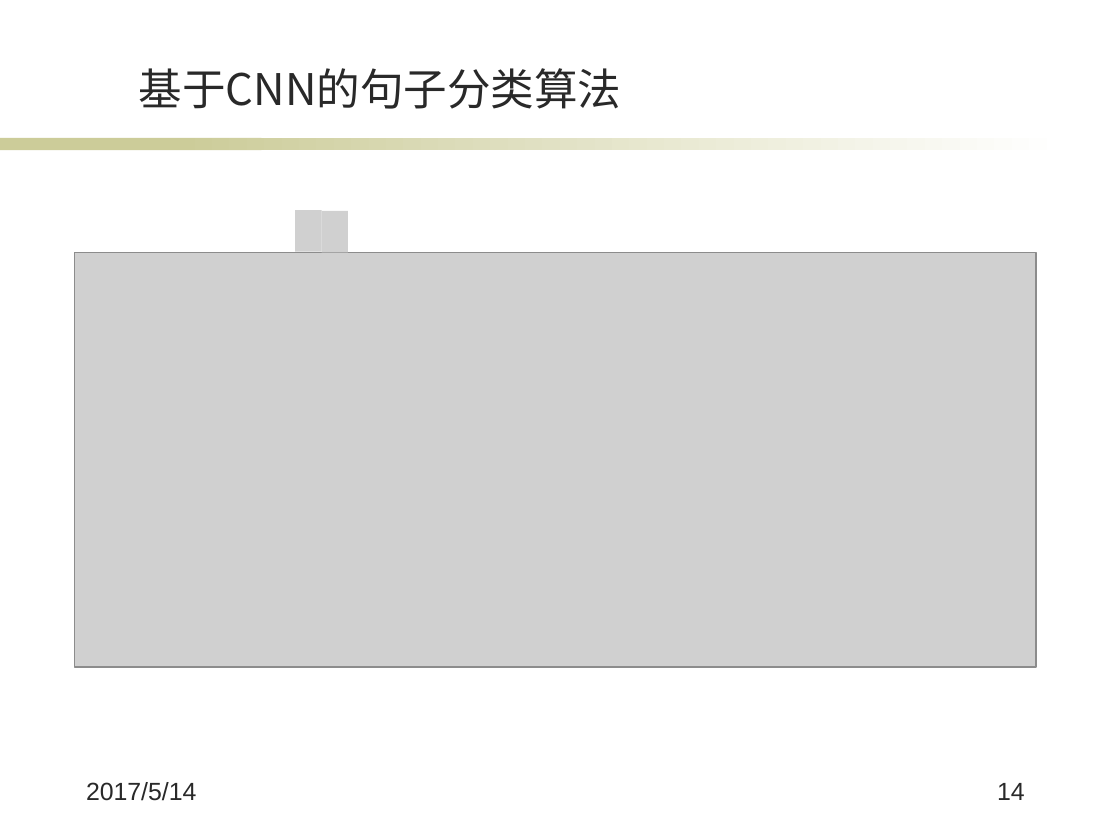
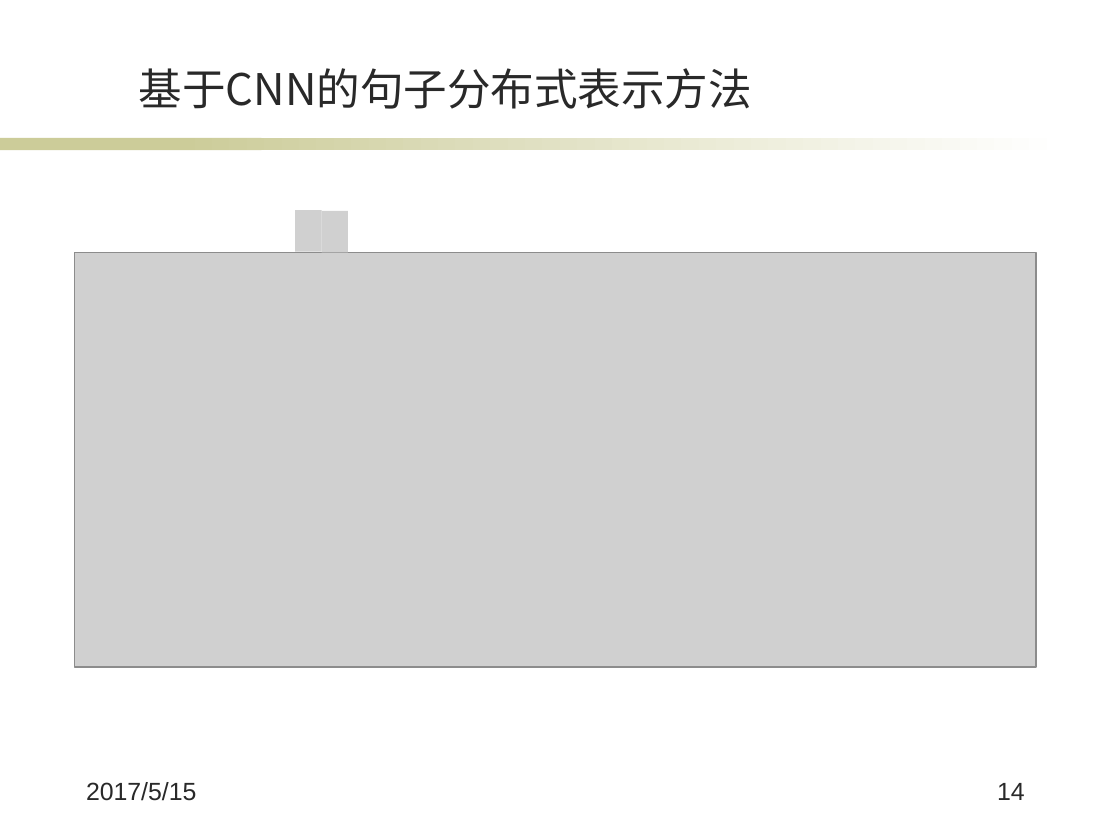
Before and after one commit to wqpod2g/paper, a slide deck: slide 14 of 毕业答辩ppt.pptx. Drawn at 1120x840 pixels with LibreOffice and Linux fonts; fonts in the diff are those of the drawing; grey boxes stand for pictures; background and template pictures are left out. Boxes give left, top, right and bottom in pixels: in the first picture for what was removed or moved away, otherwise in the second. Text is boxed around its words. In the diff, an @@ line names an element or a change of style, - is before the commit and + after.

```diff
--- a/毕业答辩ppt.pptx
+++ b/毕业答辩ppt.pptx
@@ title at <box>139,68,752,109</box>: text changed @@
-基于CNN的句子分类算法
+基于CNN的句子分布式表示方法
@@ text at <box>86,782,196,801</box>: text changed @@
-2017/5/14
+2017/5/15
```
Also in this commit, not shown: 15 other slides changed, 6 slides added, 1 slide removed, 2 other files.
